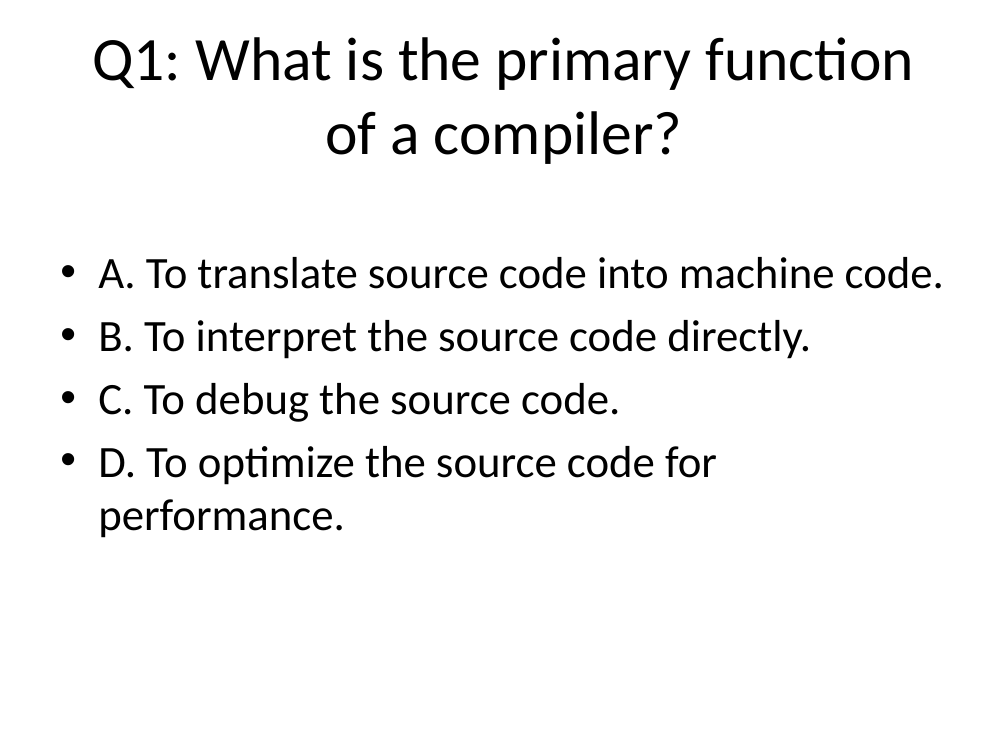
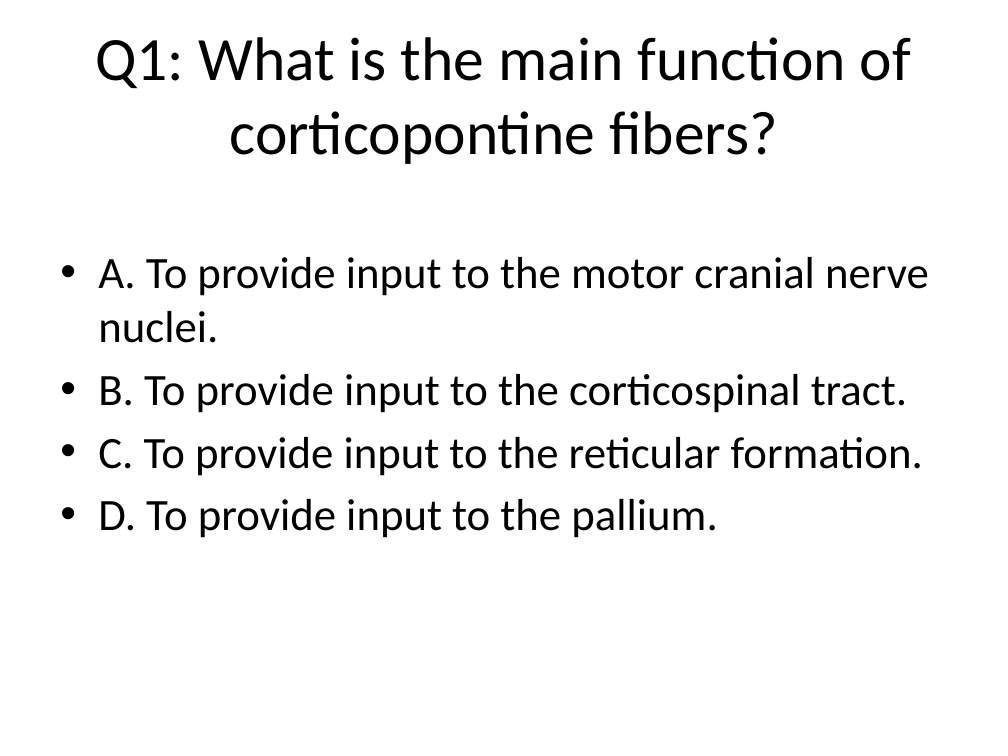
Before and after one commit to possibly-nrs-14/rag-sme, a slide deck: slide 1 of exports/quiz.pptx. Drawn at 1008x756 pixels with LibreOffice and Linux fonts; fonts in the diff are those of the drawing. Boxes give left, top, right and bottom in pixels: in the first picture for what was removed or moved away, otherwise in the second. Text is boxed around its words. In the diff, an @@ line names an element or a change of style, - is before the commit and + after.

```diff
--- a/exports/quiz.pptx
+++ b/exports/quiz.pptx
@@ title at (95, 37, 911, 164): text changed @@
-Q1: What is the primary function of a compiler?
+Q1: What is the main function of corticopontine fibers?
@@ text at (98, 257, 929, 538): text changed @@
-• A. To translate source code into machine code.
-• B. To interpret the source code directly.
-• C. To debug the source code.
-• D. To optimize the source code for performance.
+• A. To provide input to the motor cranial nerve nuclei.
+• B. To provide input to the corticospinal tract.
+• C. To provide input to the reticular formation.
+• D. To provide input to the pallium.
```
Also in this commit, not shown: 10 other files.
